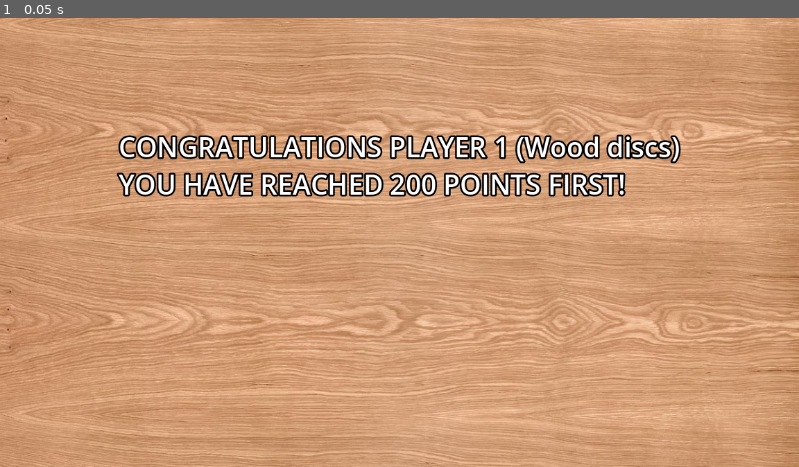
Above: before the commit, frame 1.
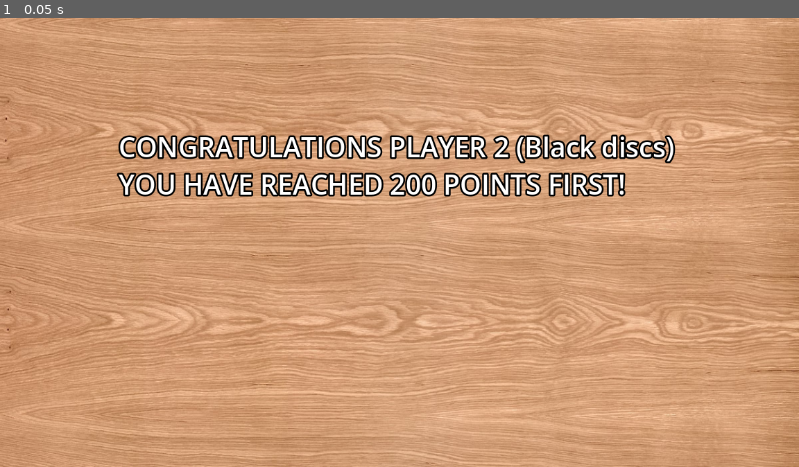
Above: after the commit, the same moment.

Repository: WadeCanavan/Crokinole
Game: Godot game, scene res://Scenes/winner.tscn
Same seed, same stepped clock (60 frames per second), same inputs: the game is played once before the commit and once after it. This scene is started directly instead of the project's main scene.
Inputs:
- Up to frame 1 (0.05 s): no input

The runs differ from the first frame. In frame 1, 0.9% of the frame differs, in the area x 61-86%, y 25-33%.

Commit message:
Winner updated

Diff:
--- /dev/null
+++ b/Scenes/winner.gd
@@ -0,0 +1,15 @@
+extends Control
+
+
+# Called when the node enters the scene tree for the first time.
+func _ready():
+	if Global.woodTotalPoints > Global.blackTotalPoints :
+		$BlackWinnerLabel.set_text("")
+	else :
+		$WoodWinnerLabel.set_text("")
+	pass # Replace with function body.
+
+
+# Called every frame. 'delta' is the elapsed time since the previous frame.
+func _process(delta):
+	pass
--- a/Scenes/winner.tscn
+++ b/Scenes/winner.tscn
@@ -1,6 +1,7 @@
-[gd_scene load_steps=2 format=3 uid="uid://cxutvmqktibx6"]
+[gd_scene load_steps=3 format=3 uid="uid://cxutvmqktibx6"]
 
 [ext_resource type="Texture2D" uid="uid://dxbry6dgbj6ir" path="res://Assets/Sprites/WoodenBackground2.jpg" id="1_lstvi"]
+[ext_resource type="Script" path="res://Scenes/winner.gd" id="1_mtq5l"]
 
 [node name="Winner" type="Control"]
 layout_mode = 3
@@ -9,8 +10,9 @@
 anchor_bottom = 1.0
 grow_horizontal = 2
 grow_vertical = 2
+script = ExtResource("1_mtq5l")
 
-[node name="TextureRect" type="TextureRect" parent="."]
+[node name="Background" type="TextureRect" parent="."]
 layout_mode = 1
 anchors_preset = 15
 anchor_right = 1.0
@@ -20,7 +22,7 @@
 texture = ExtResource("1_lstvi")
 expand_mode = 4
 
-[node name="RichTextLabel" type="RichTextLabel" parent="."]
+[node name="WoodWinnerLabel" type="RichTextLabel" parent="."]
 clip_contents = false
 layout_mode = 1
 anchors_preset = -1
@@ -36,3 +38,20 @@
 theme_override_constants/outline_size = 10
 theme_override_font_sizes/normal_font_size = 39
 text = "CONGRATULATIONS PLAYER 1 (Wood discs) YOU HAVE REACHED 200 POINTS FIRST!"
+
+[node name="BlackWinnerLabel" type="RichTextLabel" parent="."]
+clip_contents = false
+layout_mode = 1
+anchors_preset = -1
+anchor_left = 0.148
+anchor_top = 0.245
+anchor_right = 0.854
+anchor_bottom = 0.432
+offset_left = 0.503998
+offset_top = 0.23999
+offset_right = 30.192
+offset_bottom = 65.064
+theme_override_colors/font_outline_color = Color(0, 0, 0, 1)
+theme_override_constants/outline_size = 10
+theme_override_font_sizes/normal_font_size = 39
+text = "CONGRATULATIONS PLAYER 2 (Black discs) YOU HAVE REACHED 200 POINTS FIRST!"
Not shown: 1 places in Scenes/Help.tscn that only renumber resources
Not shown: 1 places in Scenes/main.tscn that only renumber resources
